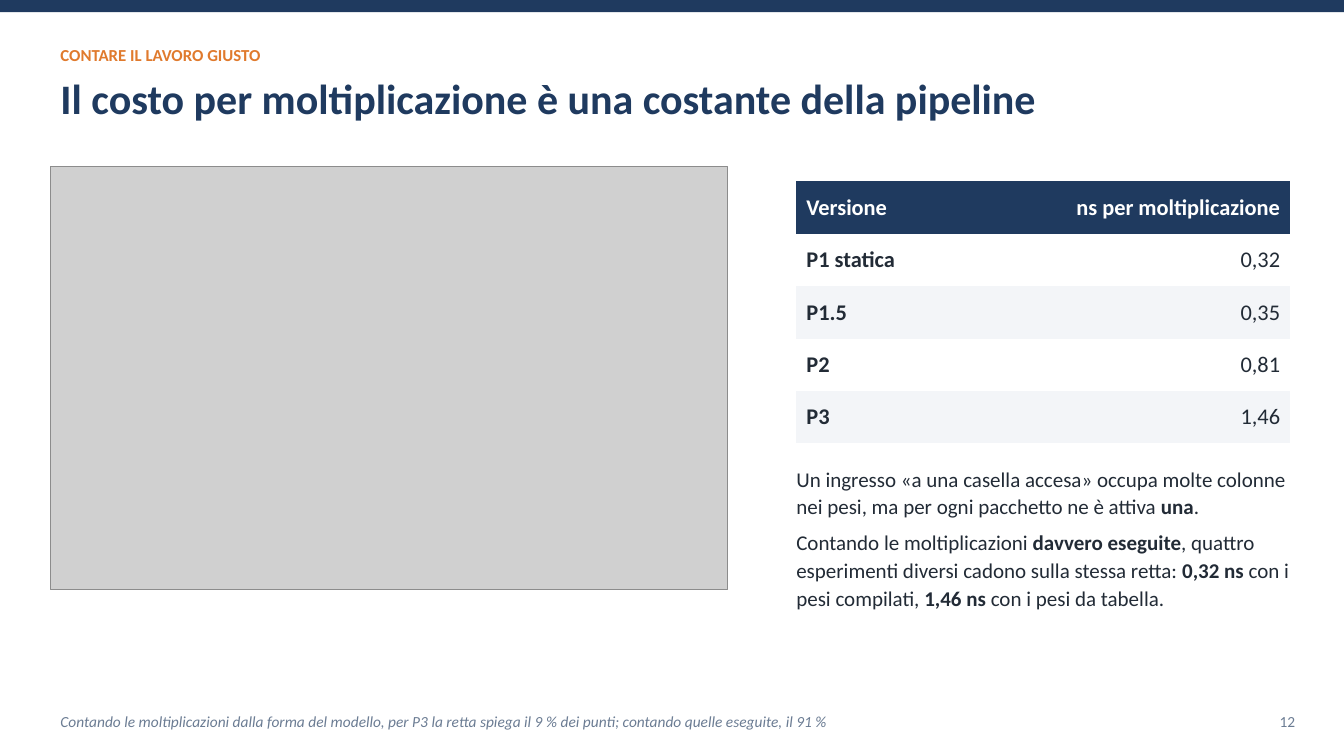
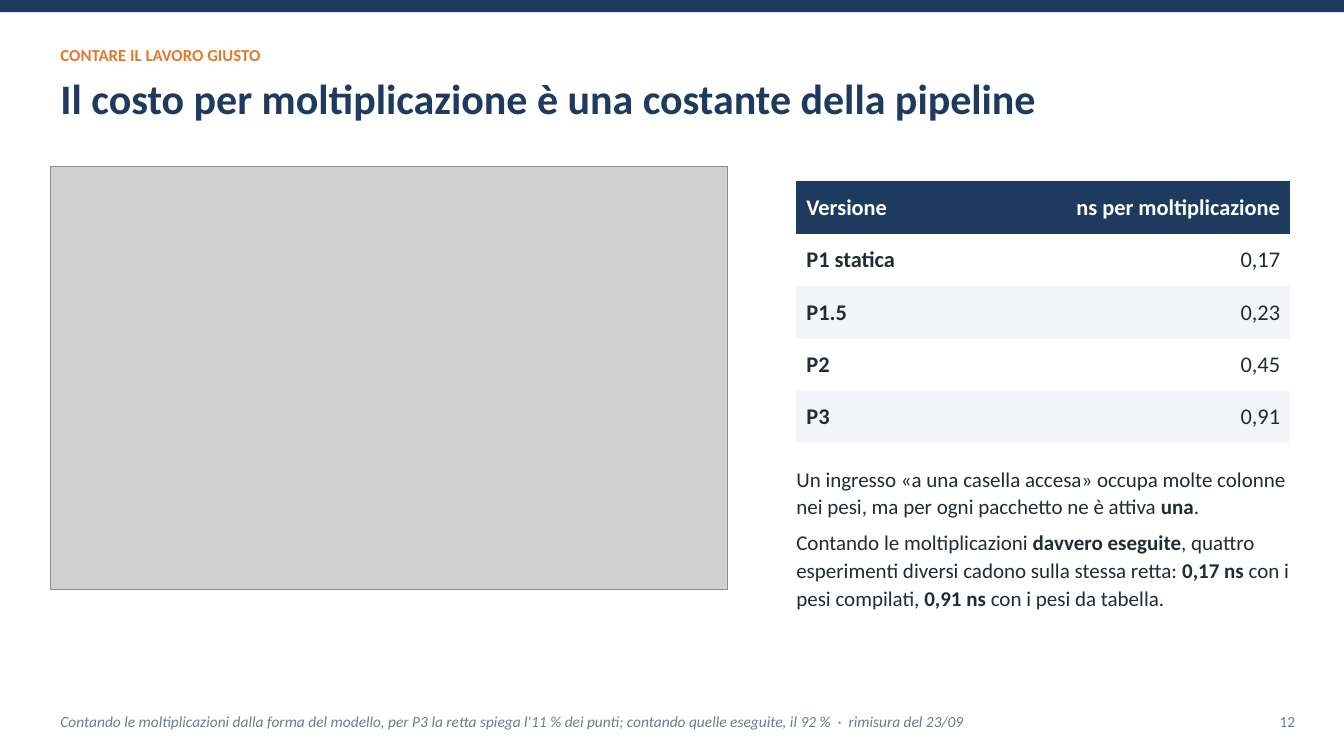
Before and after one commit to ettore-cantile/ipa_lab, a slide deck: slide 12 of docs/Inferenza di una rete neurale nel kernel Linux con eBPF XDP.pptx. Drawn at 1344x756 pixels with LibreOffice and Linux fonts; fonts in the diff are those of the drawing; grey boxes stand for pictures. Boxes give left, top, right and bottom in pixels: in the first picture for what was removed or moved away, otherwise in the second. Text is boxed around its words. In the diff, an @@ line names an element or a change of style, - is before the commit and + after.

```diff
--- a/docs/Inferenza di una rete neurale nel kernel Linux con eBPF XDP.pptx
+++ b/docs/Inferenza di una rete neurale nel kernel Linux con eBPF XDP.pptx
@@ table at box(797, 181, 1291, 444) @@
-row 2, column 2: 0,32
+row 2, column 2: 0,17
-row 3, column 2: 0,35
+row 3, column 2: 0,23
-row 4, column 2: 0,81
+row 4, column 2: 0,45
-row 5, column 2: 1,46
+row 5, column 2: 0,91
@@ text at box(796, 535, 1289, 610): text changed @@
-Contando le moltiplicazioni davvero eseguite, quattro esperimenti diversi cadono sulla stessa retta: 0,32 ns con i pesi compilati, 1,46 ns con i pesi da tabella.
+Contando le moltiplicazioni davvero eseguite, quattro esperimenti diversi cadono sulla stessa retta: 0,17 ns con i pesi compilati, 0,91 ns con i pesi da tabella.
@@ text at box(60, 716, 963, 730): text changed @@
-Contando le moltiplicazioni dalla forma del modello, per P3 la retta spiega il 9 % dei punti; contando quelle eseguite, il 91 %
+Contando le moltiplicazioni dalla forma del modello, per P3 la retta spiega l'11 % dei punti; contando quelle eseguite, il 92 % · rimisura del 23/09
```
Also in this commit, not shown: 8 other slides changed, 3 other files.
